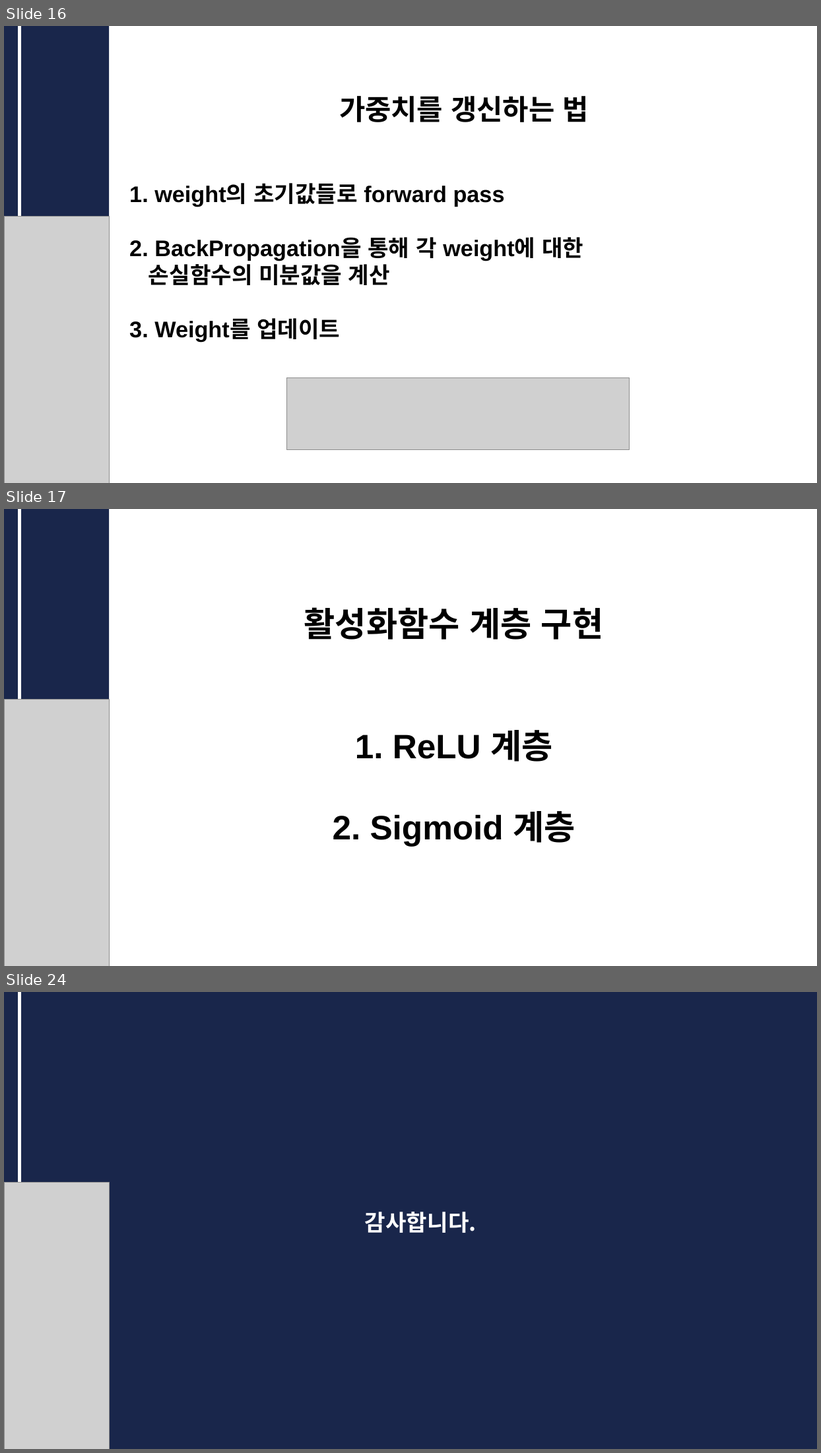
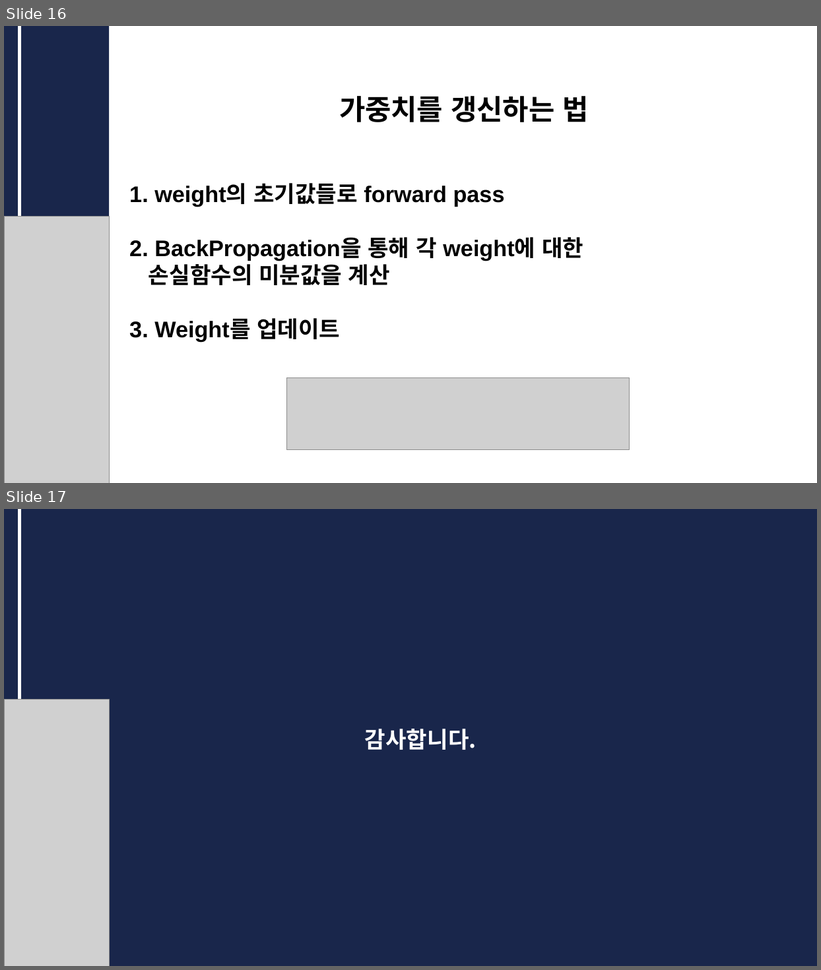
Before and after one commit to CUAI-CAU/2023-1_Study_DLfromScratch1, a slide deck: 발표자료/CUAI_딥러닝__0523.pptx. Shown one above the other, each under a label of ours: slides 16, 17 and 24 before the commit, slides 16 and 17 after it; the slides between them are not shown. The pictures are 821x1453 and 821x970 pixels, drawn with LibreOffice and Linux fonts; fonts in the diff are those of the drawing; grey boxes stand for pictures. Boxes give left, top, right and bottom in pixels: in the first picture for what was removed or moved away, otherwise in the second. Text is boxed around its words. In the diff, an @@ line names an element or a change of style, - is before the commit and + after.

```diff
--- a/발표자료/CUAI_딥러닝__0523.pptx
+++ b/발표자료/CUAI_딥러닝__0523.pptx
@@ slide 17 removed at (x1=4, y1=509, x2=817, y2=966), background #FFFFFF @@
@@ rectangle removed at (x1=4, y1=509, x2=109, y2=966) @@
@@ line removed from (19, 509) to (19, 700) @@
@@ text removed at (x1=304, y1=607, x2=603, y2=846) @@
-활성화함수 계층 구현
-1. ReLU 계층
-2. Sigmoid 계층
@@ picture removed at (x1=4, y1=700, x2=108, y2=966) @@
@@ what was slide 24 is now slide 17 @@
```
Also in this commit, not shown: 4 slides changed, 6 other slides removed.
